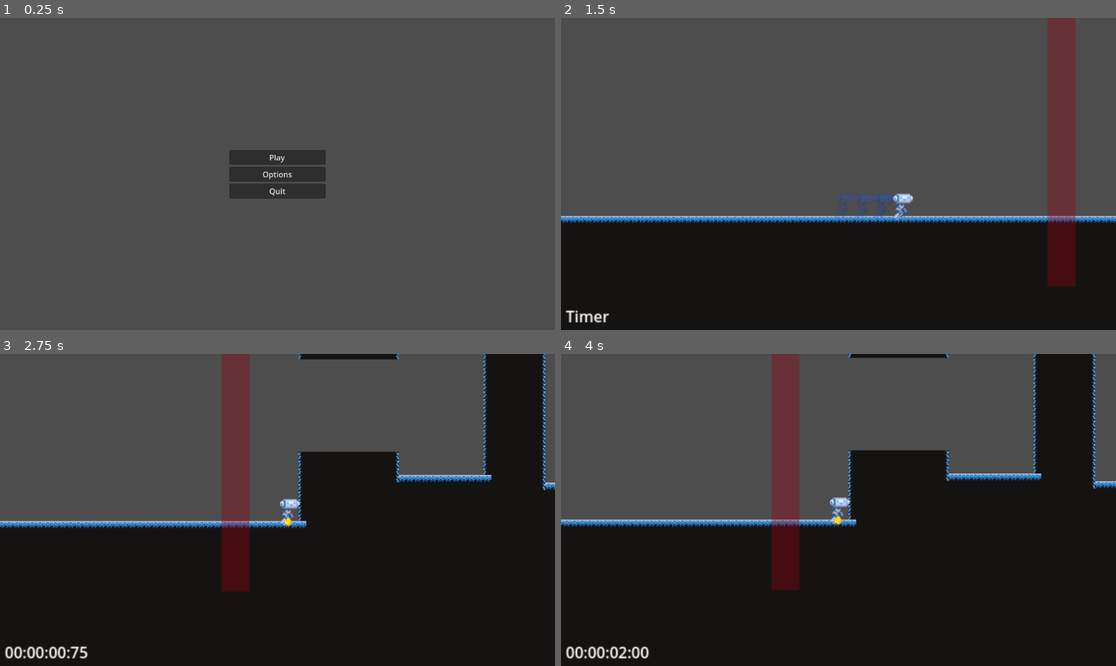
Above: before the commit, frames 1-4 (two rows, left to right).
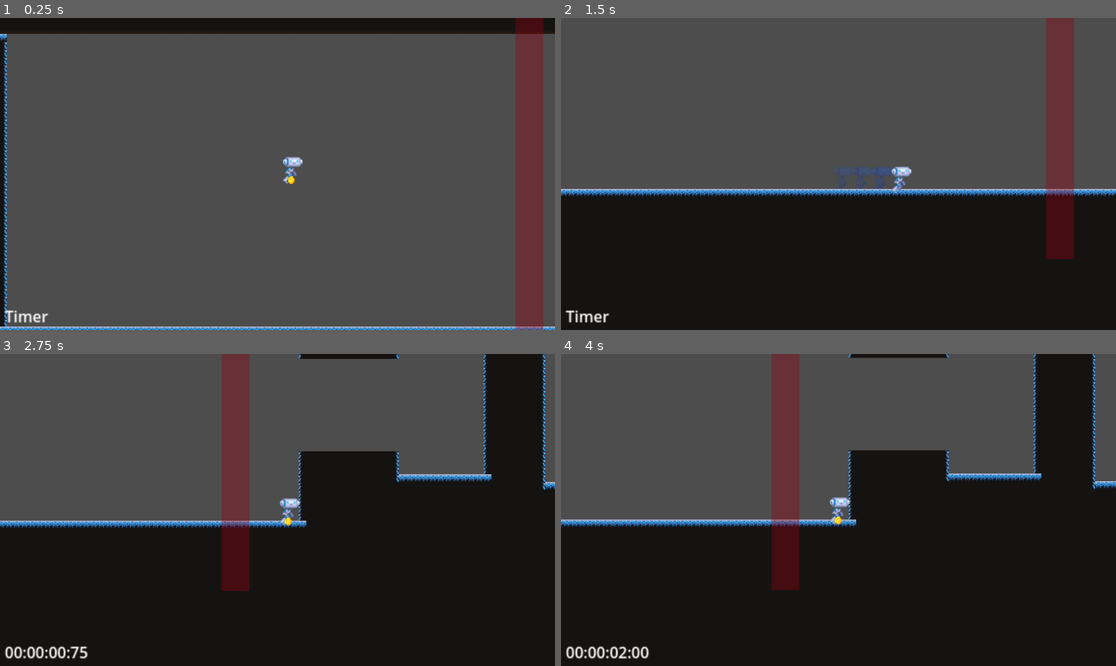
Above: after the commit, the same moments.

Repository: Slabity/LudumDare53
Game: Godot game, scene res://src/scenes/levels/map001.tscn
Same seed, same stepped clock (60 frames per second), same inputs: the game is played once before the commit and once after it. Before the commit the project starts from res://src/scenes/main_scene.tscn.
Inputs (mouse positions are in pixels of both pictures, inside the frame that each line leads up to):
- Up to frame 1 (0.25 s): no input
- Up to frame 2 (1.5 s): click (838, 158) at 0.5 s, where only the run before the commit has a clickable "Play"; tap Enter at 1.25 s; move the mouse to (960, 158) at 1.27 s; hold Right (ui_right) from 1.28 s (still down); tap K (dash) at 1.35 s; click (960, 158) at 1.42 s
- Up to frame 3 (2.75 s): tap J (jump) at 1.52 s; release Right (ui_right) at 2 s; drag from (166, 525) to (338, 419) at 2.02 s
- Up to frame 4 (4 s): move the mouse to (894, 441) at 2.77 s; hold Right (ui_right) 2.78-3.5 s; hold Shift 2.78-3.5 s; drag from (810, 572) to (672, 463) at 3.52 s

The runs differ from the first frame. In frame 1, 15% of the frame differs, in the area x 0-100%, y 0-100%; in frame 2, 12%; in frame 3, 1.7%; in frame 4, less than 0.1%.

Commit message:
Removed gut added wall detection
removed the gut addon, added wall detection to enemies

Diff:
--- a/project.godot
+++ b/project.godot
@@ -11,7 +11,7 @@
 [application]
 
 config/name="Ludum Dare 53"
-run/main_scene="res://src/scenes/main_scene.tscn"
+run/main_scene="res://src/scenes/levels/map001.tscn"
 config/features=PackedStringArray("4.0", "Forward Plus")
 
 [autoload]
--- a/src/prefabs/enemy.tscn
+++ b/src/prefabs/enemy.tscn
@@ -14,6 +14,8 @@
 
 [node name="Enemy" type="CharacterBody2D"]
 position = Vector2(605, 560)
+collision_layer = 3
+collision_mask = 3
 script = ExtResource("1_ngbc5")
 
 [node name="EnemyBody" type="Sprite2D" parent="."]
@@ -30,20 +32,41 @@
 texture = ExtResource("3_c8331")
 
 [node name="Player Detector" type="Area2D" parent="."]
-collision_layer = 0
 
 [node name="CollisionShape2D" type="CollisionShape2D" parent="Player Detector"]
 shape = SubResource("CircleShape2D_atqqd")
 
 [node name="FloorDectorLeft" type="Area2D" parent="."]
+collision_layer = 3
+collision_mask = 3
 
 [node name="CollisionShape2D" type="CollisionShape2D" parent="FloorDectorLeft"]
 position = Vector2(-29, 35)
 shape = SubResource("RectangleShape2D_c6isa")
 
 [node name="FloorDectorRight" type="Area2D" parent="."]
+collision_layer = 3
+collision_mask = 3
 
 [node name="CollisionShape2D" type="CollisionShape2D" parent="FloorDectorRight"]
+position = Vector2(30, 35)
+shape = SubResource("RectangleShape2D_c6isa")
+
+[node name="WallDectorLeft" type="Area2D" parent="."]
+position = Vector2(-2, -34)
+collision_layer = 2
+collision_mask = 2
+
+[node name="CollisionShape2D" type="CollisionShape2D" parent="WallDectorLeft"]
+position = Vector2(-29, 35)
+shape = SubResource("RectangleShape2D_c6isa")
+
+[node name="WallDectorRight" type="Area2D" parent="."]
+position = Vector2(2, -36)
+collision_layer = 2
+collision_mask = 2
+
+[node name="CollisionShape2D" type="CollisionShape2D" parent="WallDectorRight"]
 position = Vector2(30, 35)
 shape = SubResource("RectangleShape2D_c6isa")
 
@@ -52,3 +75,7 @@
 [connection signal="body_exited" from="FloorDectorLeft" to="." method="_on_floor_dector_left_body_exited"]
 [connection signal="body_entered" from="FloorDectorRight" to="." method="_on_floor_dector_right_body_entered"]
 [connection signal="body_exited" from="FloorDectorRight" to="." method="_on_floor_dector_right_body_exited"]
+[connection signal="body_entered" from="WallDectorLeft" to="." method="_on_wall_dector_left_body_entered"]
+[connection signal="body_exited" from="WallDectorLeft" to="." method="_on_wall_dector_left_body_exited"]
+[connection signal="body_entered" from="WallDectorRight" to="." method="_on_wall_dector_right_body_entered"]
+[connection signal="body_exited" from="WallDectorRight" to="." method="_on_wall_dector_right_body_exited"]
--- a/src/scenes/EnemyScript.gd
+++ b/src/scenes/EnemyScript.gd
@@ -5,22 +5,22 @@
 var stealing_speed_mod = 2
 var dir_to_run_in_x  = 0
 
-const SPEED = 50.0
+const SPEED = 100.0
 var gravity = ProjectSettings.get_setting("physics/2d/default_gravity")
 var collision_tracker_array_left : Array = []
 var collision_tracker_array_right : Array = []
 
+var wall_collision_tracker_array_left : Array = []
+var wall_collision_tracker_array_right : Array = []
+
 func _on_area_2d_body_entered(body):
 	if(body.is_in_group("Player")):
 		is_stealing = true;
-		print(body.position)
-		print(self.position)
 		if ((body.position - self.position).normalized().x > 0):
 			dir_to_run_in_x = -1
 		else:
 			dir_to_run_in_x = 1
 
-		print(dir_to_run_in_x)
 		var node = get_child(2)
 		if(node != null):
 			node.visible = true
@@ -35,11 +35,16 @@
 		move_and_slide()
 		return
 
-
-	if(collision_tracker_array_right.size() == 0):
+	if(collision_tracker_array_right.size() == 0 && dir):
 		dir = false
 
-	if(collision_tracker_array_left.size() == 0):
+	if(collision_tracker_array_left.size() == 0 && not dir):
+		dir = true
+
+	if(wall_collision_tracker_array_right.size() != 0 && dir):
+		dir = false
+
+	if(wall_collision_tracker_array_left.size() != 0 && not dir):
 		dir = true
 
 	if(dir):
@@ -79,3 +84,32 @@
 			return
 
 	collision_tracker_array_right.append(body)
+
+
+func _on_wall_dector_right_body_entered(body):
+	for i in range(wall_collision_tracker_array_right.size()):
+		if (wall_collision_tracker_array_right[i] == body):
+			return
+
+	wall_collision_tracker_array_right.append(body)
+
+
+
+func _on_wall_dector_right_body_exited(body):
+	for i in range(wall_collision_tracker_array_right.size()):
+		if (wall_collision_tracker_array_right[i] == body):
+			wall_collision_tracker_array_right.remove_at(i)
+			return
+
+func _on_wall_dector_left_body_entered(body):
+	for i in range(wall_collision_tracker_array_left.size()):
+		if (wall_collision_tracker_array_left[i] == body):
+			return
+
+	wall_collision_tracker_array_left.append(body)
+
+func _on_wall_dector_left_body_exited(body):
+	for i in range(wall_collision_tracker_array_left.size()):
+		if (wall_collision_tracker_array_left[i] == body):
+			wall_collision_tracker_array_left.remove_at(i)
+			return
--- a/src/scenes/levels/map001.tscn
+++ b/src/scenes/levels/map001.tscn
@@ -1,9 +1,10 @@
-[gd_scene load_steps=10 format=3 uid="uid://ct33yxsc387je"]
+[gd_scene load_steps=11 format=3 uid="uid://ct33yxsc387je"]
 
 [ext_resource type="Script" path="res://src/scenes/levels/map001.gd" id="1_nne3c"]
 [ext_resource type="Texture2D" uid="uid://chf0d8b3r4v1d" path="res://assets/level/ice.png" id="1_tvpsb"]
 [ext_resource type="PackedScene" uid="uid://b74csm0kdko4a" path="res://src/scenes/player/player.tscn" id="2_l0h8b"]
 [ext_resource type="PackedScene" uid="uid://c0k06hqw04jfh" path="res://src/scenes/player/responsive_camera/responsive_camera.tscn" id="3_j3dgf"]
+[ext_resource type="PackedScene" uid="uid://cafbwyuj8ejjv" path="res://src/prefabs/enemy.tscn" id="5_7rh6s"]
 
 [sub_resource type="TileSetAtlasSource" id="TileSetAtlasSource_udeit"]
 texture = ExtResource("1_tvpsb")
@@ -99,6 +100,20 @@
 [node name="map001" type="Node2D"]
 script = ExtResource("1_nne3c")
 
+[node name="EnemyHolder" type="Node2D" parent="."]
+
+[node name="Enemy2" parent="EnemyHolder" instance=ExtResource("5_7rh6s")]
+position = Vector2(686, 55)
+
+[node name="Enemy3" parent="EnemyHolder" instance=ExtResource("5_7rh6s")]
+position = Vector2(1539, 14)
+
+[node name="Enemy4" parent="EnemyHolder" instance=ExtResource("5_7rh6s")]
+position = Vector2(1278, 18)
+
+[node name="Enemy5" parent="EnemyHolder" instance=ExtResource("5_7rh6s")]
+position = Vector2(1509, -176)
+
 [node name="TileMap" type="TileMap" parent="."]
 tile_set = SubResource("TileSet_52lfg")
 cell_quadrant_size = 8
--- a/src/scenes/main_level.tscn
+++ b/src/scenes/main_level.tscn
@@ -80,7 +80,7 @@
 [node name="Floor25" parent="TerrainHolder" instance=ExtResource("1_3gqlt")]
 position = Vector2(686, 415)
 
-[node name="Player" parent="." groups=["Player"] instance=ExtResource("2_j30vr")]
+[node name="Player" parent="." instance=ExtResource("2_j30vr")]
 position = Vector2(173, 557)
 
 [node name="Enemy2" parent="." instance=ExtResource("3_tf5hu")]
--- a/src/scenes/player/player.tscn
+++ b/src/scenes/player/player.tscn
@@ -1,15 +1,15 @@
 [gd_scene load_steps=8 format=3 uid="uid://b74csm0kdko4a"]
 
 [ext_resource type="Script" path="res://src/scenes/player/player.gd" id="1_kw1vg"]
-[ext_resource type="Texture2D" uid="uid://cvanx1etquv83" path="res://assets/player/robot_demo.png" id="1_pqllh"]
+[ext_resource type="Texture2D" uid="uid://cvanx1etquv83" path="res://src/player/robot_demo.png" id="1_pqllh"]
 [ext_resource type="PackedScene" uid="uid://ba77kgop2fdgi" path="res://src/scenes/player/dash_trail_sprite.tscn" id="2_8kwlp"]
 [ext_resource type="PackedScene" uid="uid://b5sd73yadu1wj" path="res://src/utils/cooldowns.tscn" id="3_4k5eq"]
-[ext_resource type="Texture2D" uid="uid://bmniq7827svrg" path="res://assets/player/coin.png" id="4_evvp3"]
+[ext_resource type="Texture2D" uid="uid://bmniq7827svrg" path="res://src/player/coin.png" id="4_evvp3"]
 [ext_resource type="PackedScene" uid="uid://dsltkjgcvxtv6" path="res://src/scenes/player/grapple/grapple.tscn" id="5_y580y"]
 
 [sub_resource type="RectangleShape2D" id="RectangleShape2D_3mqu2"]
 
-[node name="Player" type="CharacterBody2D"]
+[node name="Player" type="CharacterBody2D" groups=["Player"]]
 script = ExtResource("1_kw1vg")
 dash_trail_sprite = ExtResource("2_8kwlp")
 
Not shown, removed: addons/gut/GutScene.gd
Not shown, removed: addons/gut/GutScene.tscn
Not shown, removed: addons/gut/UserFileViewer.gd
Not shown, removed: addons/gut/UserFileViewer.tscn
Not shown, removed: addons/gut/autofree.gd
Not shown, removed: addons/gut/awaiter.gd
Not shown, removed: addons/gut/comparator.gd
Not shown, removed: addons/gut/compare_result.gd
Not shown, removed: addons/gut/diff_formatter.gd
Not shown, removed: addons/gut/diff_tool.gd
Not shown, removed: addons/gut/double_templates/function_template.txt
Not shown, removed: addons/gut/double_templates/init_template.txt
(and 99 more such lines)
